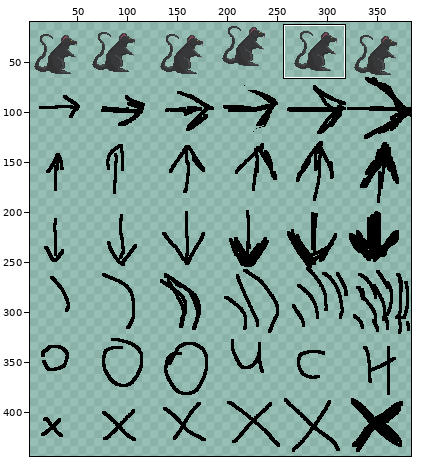
Edited in one commit: sprite sheet (LostInTheMap/assets/graphics/characters/rat.png). The first picture is a wide view before the edit; the outline marks the close-up.
Close-up. Before the edit:
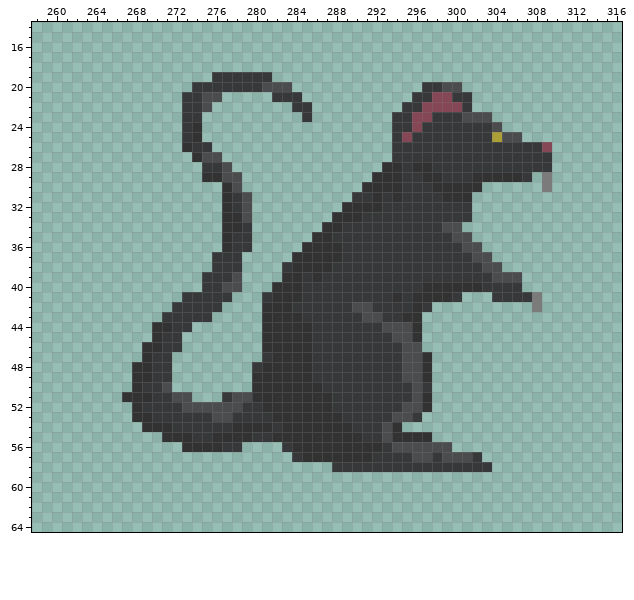
The file is 384x448 pixels. Shown: x 258..316, y 14..64. The wide view leaves out empty margins. The commit also changed other parts of the picture, which this record leaves out.
New version:
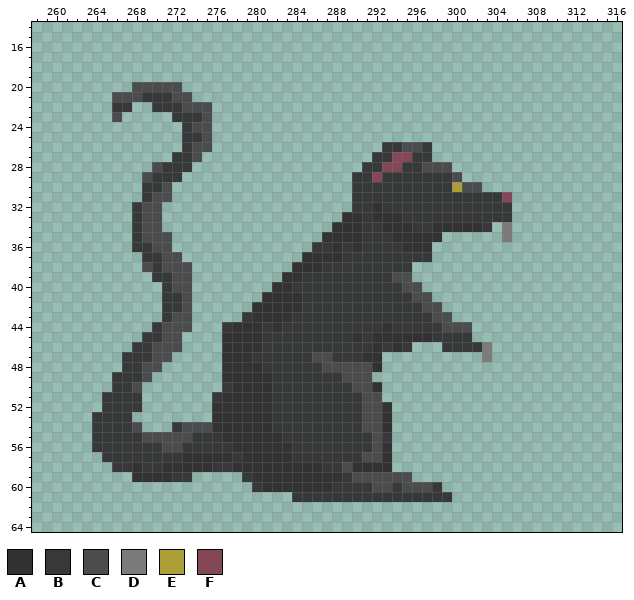
Palette (. is transparent): A #323233  B #373839  C #4b4c4d  D #7b7b7b  E #ab9f35  F #854656
From old to new:
Changed rows in their new state; - is an unchanged pixel.
first column x 264:
19 ------------......----------------------------
20 ----CCCCC-..........-------------....---------
21 --CCCBBBCC...-----...-----------......--------
22 --BB--BBBCC---------..---------.......--------
23 --C-----B--C---------.--------..........------
24 ----------CC------------------...........-----
25 ----------BC------------------.............---
26 ---------BCC-----------------B-CC-............
27 --------BBC..---------------BBFF--............
28 ------CBBB-...-------------BBFF-BCCC..........
29 -----CBBB--....-----------BBFBB--BB-C.......-.
30 -----BBC-----..-----------BBBBB---BBECC------.
31 -----BCC-----...------------B-B----BBBBBBF----
32 ----BCC------...---------.BB----------BBBB----
33 ----BCC------...--------.---AAA-------BBBB----
34 ----BCC------...-------.-AA--AAA--AAAAAB-D----
35 ----BCCC-----...------.-AAA---AAAAA...---D----
36 ----BBCC-----...-----.BB--A----AAA.....-------
37 -----BBCC---...-----.-------------......------
38 -----CBCCC--...----.---B--------.........-----
39 ------BBCC-....-------B-------CC...........---
40 -------BCC-....-----B----------CC..........---
41 -------BBC....---A------------B-CC...---.....-
42 -------B-C...---A---A-----BB----BCC---------.-
43 --------CC..---BA---B------BB--BBBCC----------
44 ------BCCC---BAAAB-BBB-------ABBBBBCCC--------
45 -----BBCC----AAAABBBBB----A-AAAA-ABBBB--------
46 ----BBCCC----AAAABBBBB------A-AB.--BBBBD------
47 ---BBBCC-----AAAB-BBBBCC---AA.....-----D------
48 ---BBCC.-----AAAABBBBB-CCCCCA.....------------
49 --BBBC..-----AAA--BBBB---CCC......------------
50 --BBC...-----BAA--BBBBB---CCA.....------------
51 -BBBB.....--BAAA--BBBBBB---CC.....------------
52 -BBBB.......AAAAA-BBBBBB---CCA....------------
53 BBBB........AAAAAABBBBBBB--CCA...-------------
54 BBBBC...-CCCAA-----BBBBBBB-CCA.---------------
55 BBBBBCCCCC--B---AA-BBBBBBBB-CB....------------
56 BBBBBBBCCBBBB-AAAAAABBBBBBBBCA......----------
57 -BBBBBBBBAAAAABAAAAA-BBBBBBCCA.........-------
58 --BBABBAAAAABBAAAAAAAAAB-CAAAA..........------
59 ----AAAABB-----BAAAAAAAAABCCCCCC--------------
60 ----------------BAAAAAAABBBBCCBCCCB-----------
61 --------------------BBBBBBBBBBBBBBBB----------
